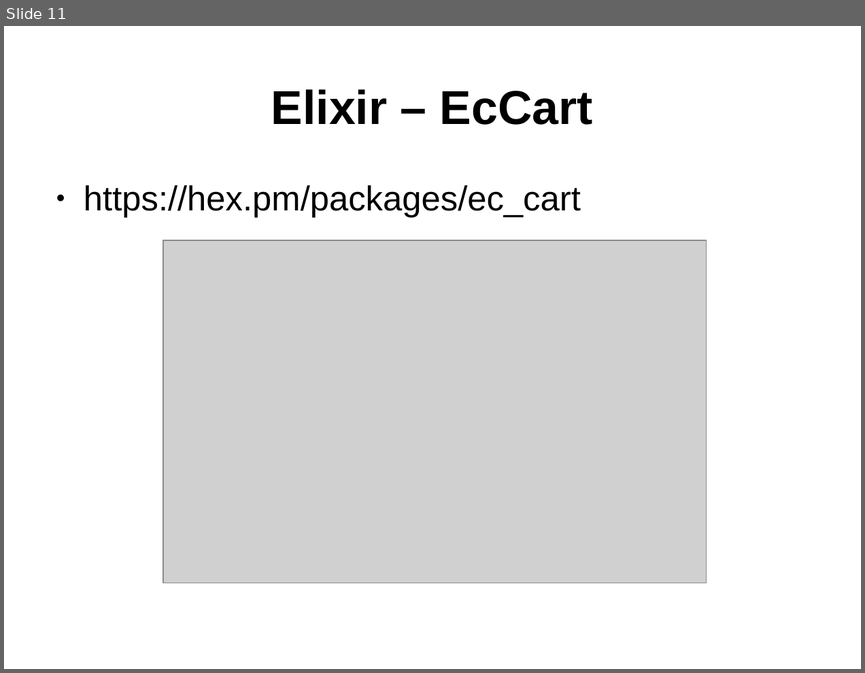
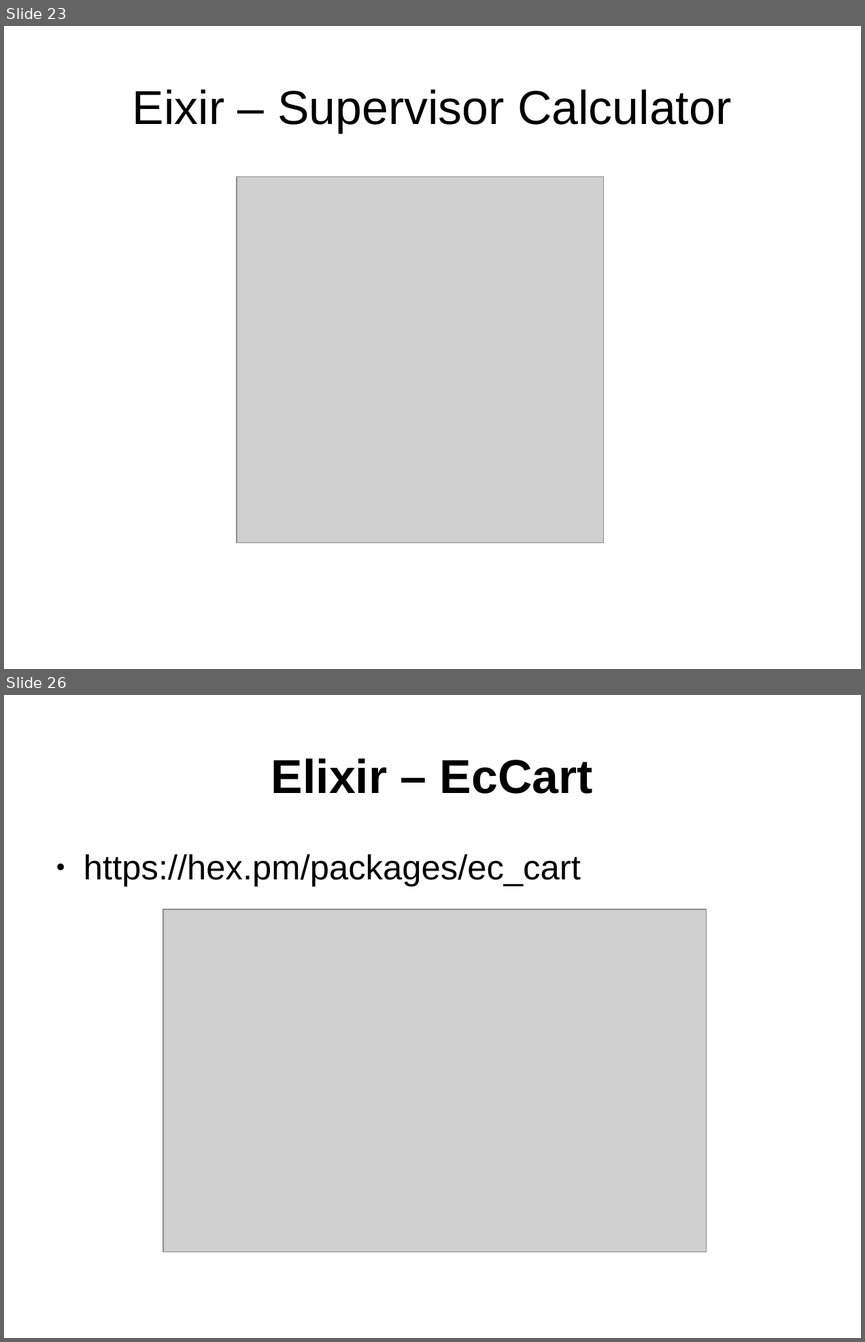
Before and after one commit to ramortegui/talks, a slide deck: elixir-otp-basics.odp. Shown one above the other, each under a label of ours: slide 11 before the commit, slides 23 and 26 after it; the slides between them are not shown. The pictures are 865x673 and 865x1342 pixels, drawn with LibreOffice and Linux fonts; fonts in the diff are those of the drawing; grey boxes stand for pictures. Boxes give left, top, right and bottom in pixels: in the first picture for what was removed or moved away, otherwise in the second. Text is boxed around its words. In the diff, an @@ line names an element or a change of style, - is before the commit and + after.

Commit message:
Add Concepts, Basics, screenshots, and summary.

```diff
--- a/elixir-otp-basics.odp
+++ b/elixir-otp-basics.odp
@@ slide 23 added at box(4, 26, 861, 669), background #FFFFFF @@
@@ title added at box(133, 89, 731, 133), 44 pt, text #000000 @@
+Eixir – Supervisor Calculator
@@ picture added at box(237, 176, 604, 542) @@
@@ what was slide 11 is now slide 26 @@
```
Also in this commit, not shown: 6 slides changed, 17 other slides added, 3 slides removed.
